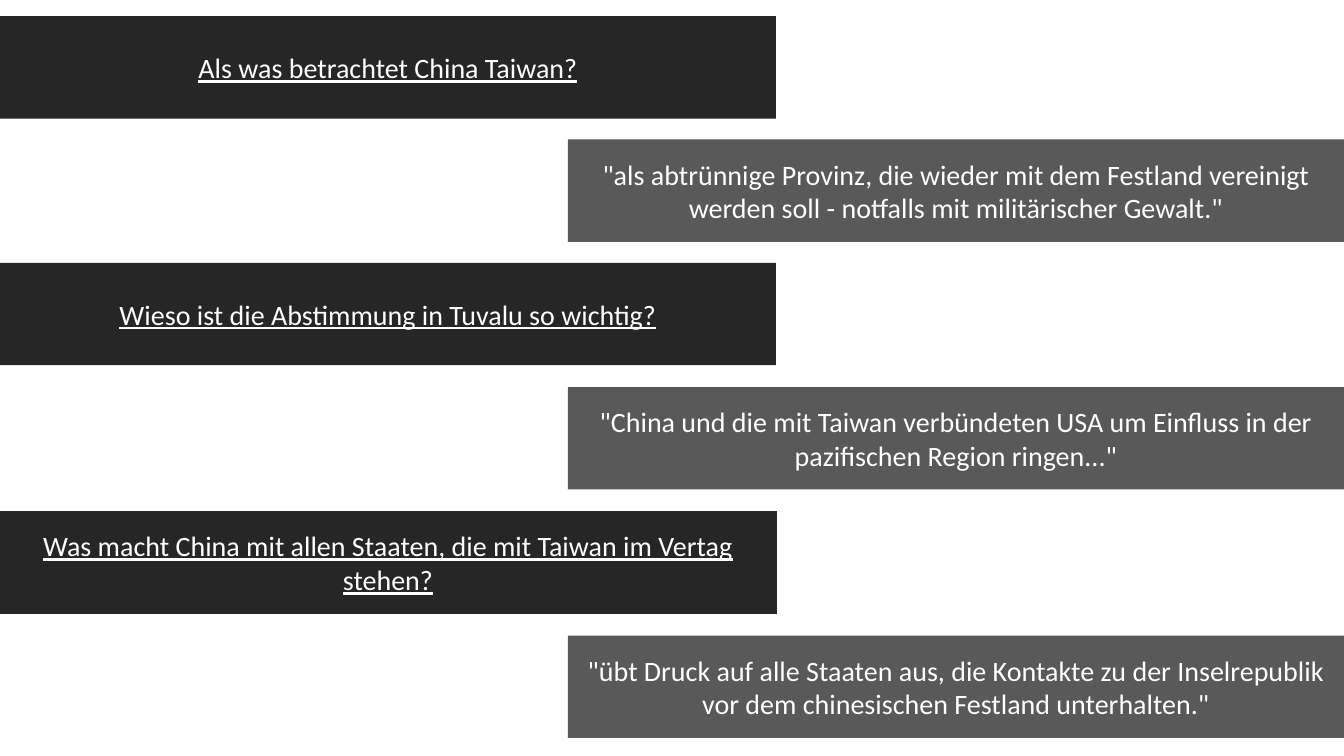
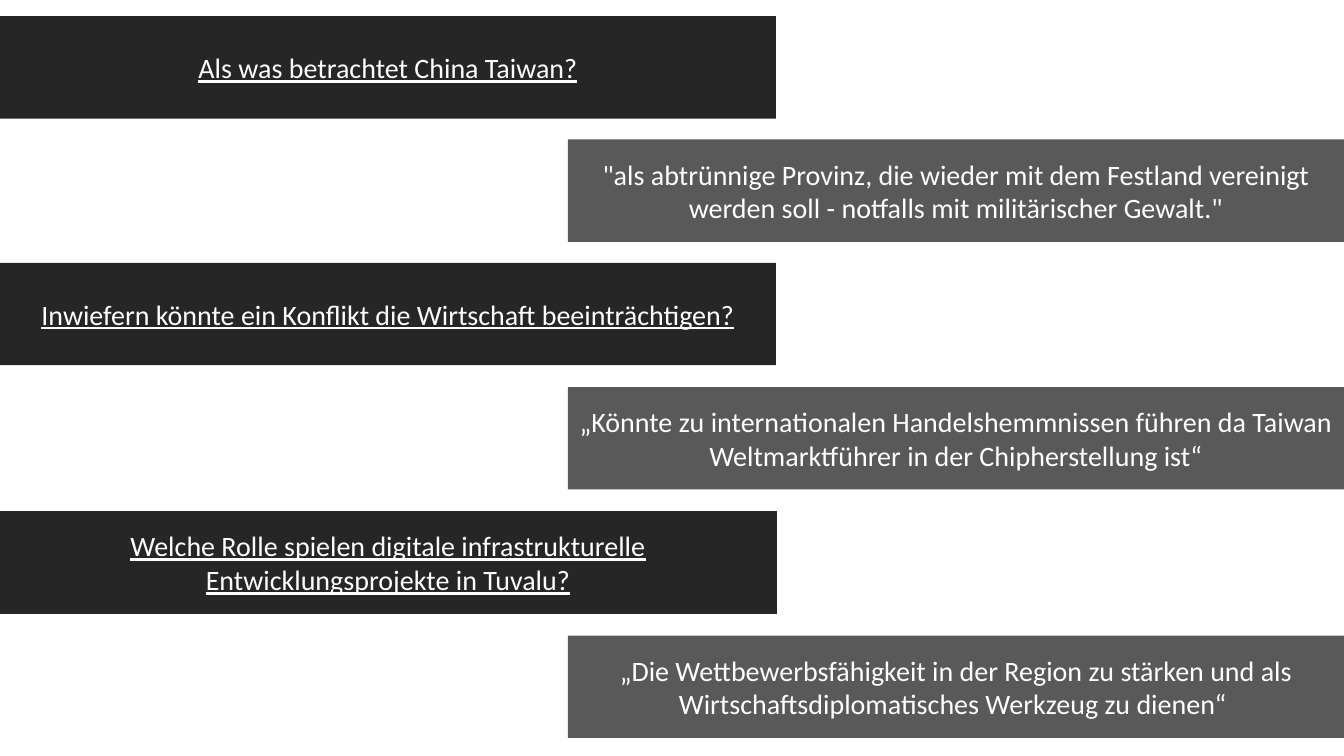
Before and after one commit to Matz21X/2023_24_4BHITS, a slide deck: slide 4 of WIR/Wirtschaft/Zeitungsartikel.pptx. Drawn at 1344x756 pixels with LibreOffice and Linux fonts; fonts in the diff are those of the drawing; background and template pictures are left out. Boxes give left, top, right and bottom in pixels: in the first picture for what was removed or moved away, otherwise in the second. Text is boxed around its words. In the diff, an @@ line names an element or a change of style, - is before the commit and + after.

```diff
--- a/WIR/Wirtschaft/Zeitungsartikel.pptx
+++ b/WIR/Wirtschaft/Zeitungsartikel.pptx
@@ text in rectangle at <box>41,305,734,330</box>: text changed @@
-Wieso ist die Abstimmung in Tuvalu so wichtig?
+Inwiefern könnte ein Konflikt die Wirtschaft beeinträchtigen?
@@ text in rectangle at <box>580,412,1331,471</box>: text changed @@
-"China und die mit Taiwan verbündeten USA um Einfluss in der pazifischen Region ringen..."
+„Könnte zu internationalen Handelshemmnissen führen da Taiwan Weltmarktführer in der Chipherstellung ist“
@@ text in rectangle at <box>130,536,645,595</box>: text changed @@
-Was macht China mit allen Staaten, die mit Taiwan im Vertag stehen?
+Welche Rolle spielen digitale infrastrukturelle Entwicklungsprojekte in Tuvalu?
@@ text in rectangle at <box>620,661,1292,719</box>: text changed @@
-"übt Druck auf alle Staaten aus, die Kontakte zu der Inselrepublik vor dem chinesischen Festland unterhalten."
+„Die Wettbewerbsfähigkeit in der Region zu stärken und als Wirtschaftsdiplomatisches Werkzeug zu dienen“
```
Also in this commit, not shown: 1 other slide changed, 1 other file.
